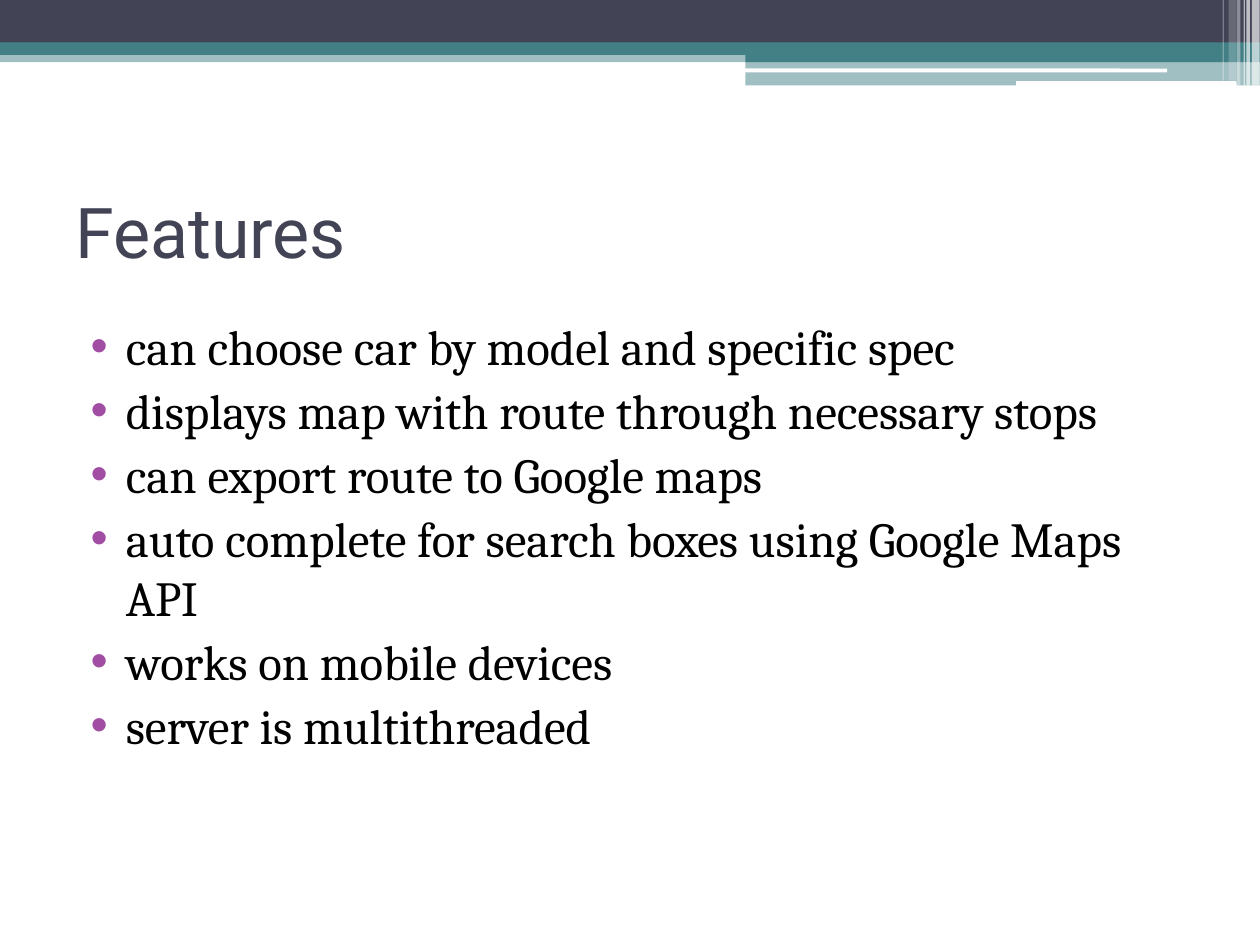
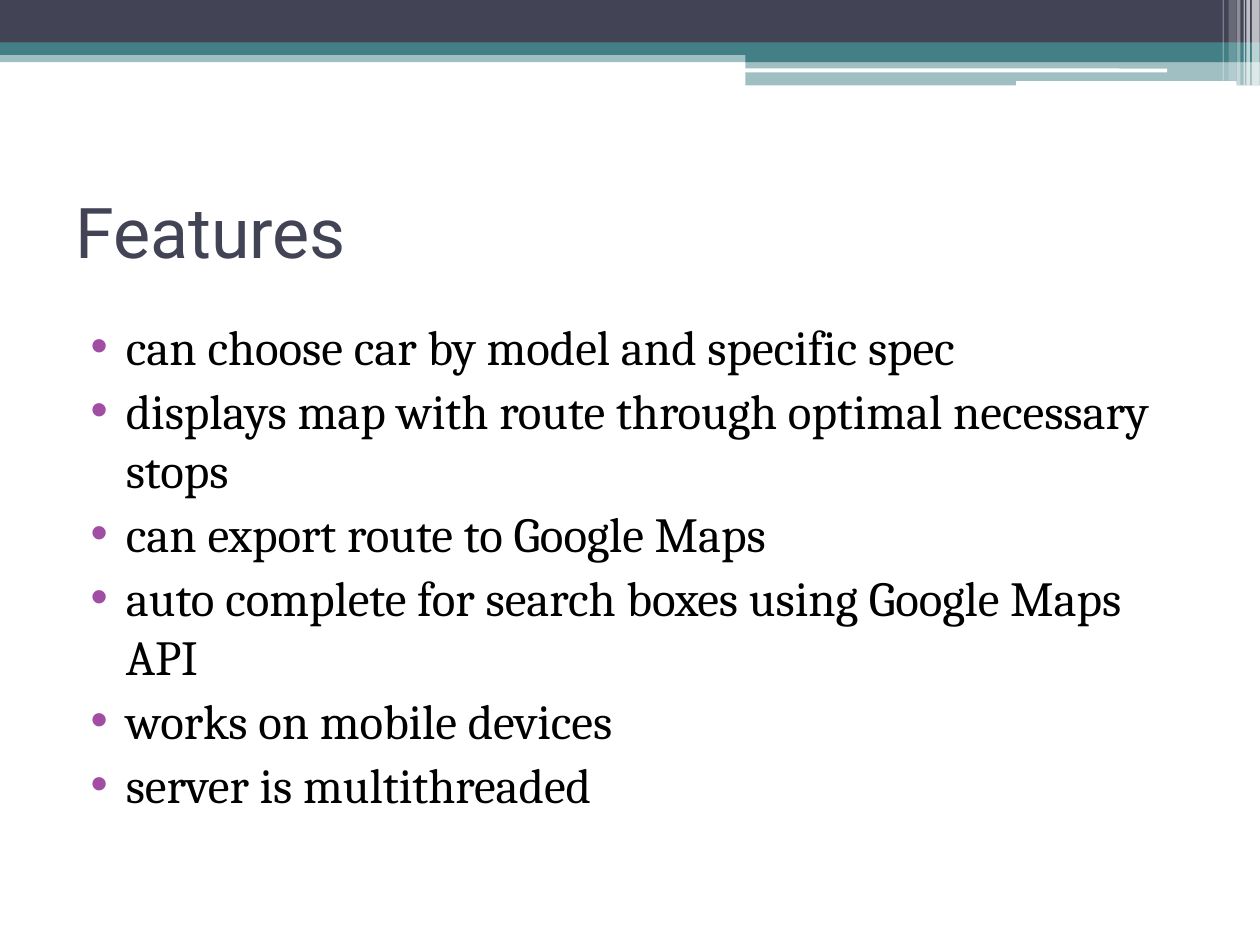
Before and after one commit to hilts-vaughan/internet-computing-wlu, a slide deck: slide 3 of Presentation.pptx. Drawn at 1260x945 pixels with LibreOffice and Linux fonts; fonts in the diff are those of the drawing. Boxes give left, top, right and bottom in pixels: in the first picture for what was removed or moved away, otherwise in the second. Text is boxed around its words. In the diff, an @@ line names an element or a change of style, - is before the commit and + after.

```diff
--- a/Presentation.pptx
+++ b/Presentation.pptx
@@ text at [126,395,1148,563]: text changed @@
-• displays map with route through necessary stops
-• can export route to Google maps
+• displays map with route through optimal necessary stops
+• can export route to Google Maps
```
Also in this commit, not shown: 2 other slides changed, 2 slides added, 1 other file.
